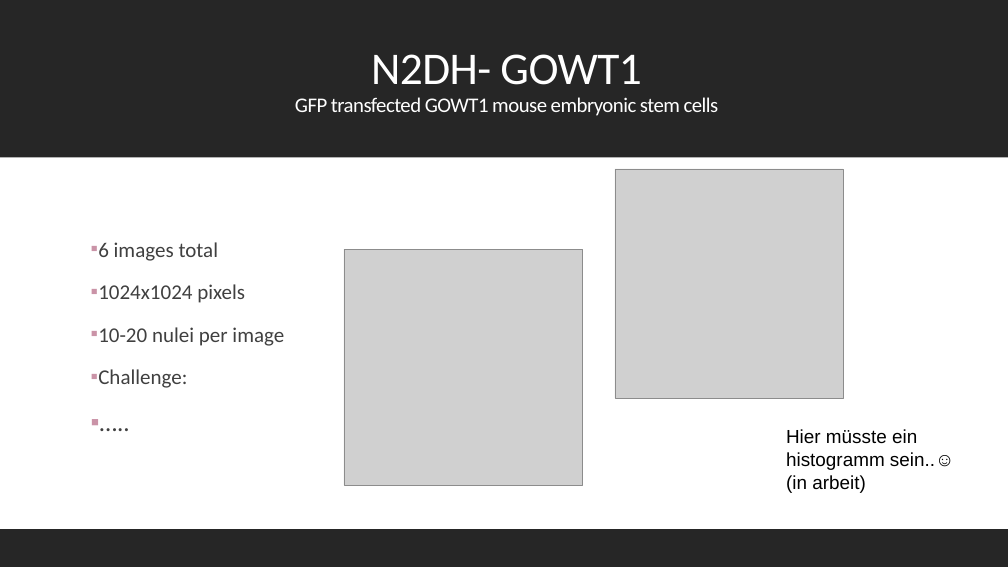
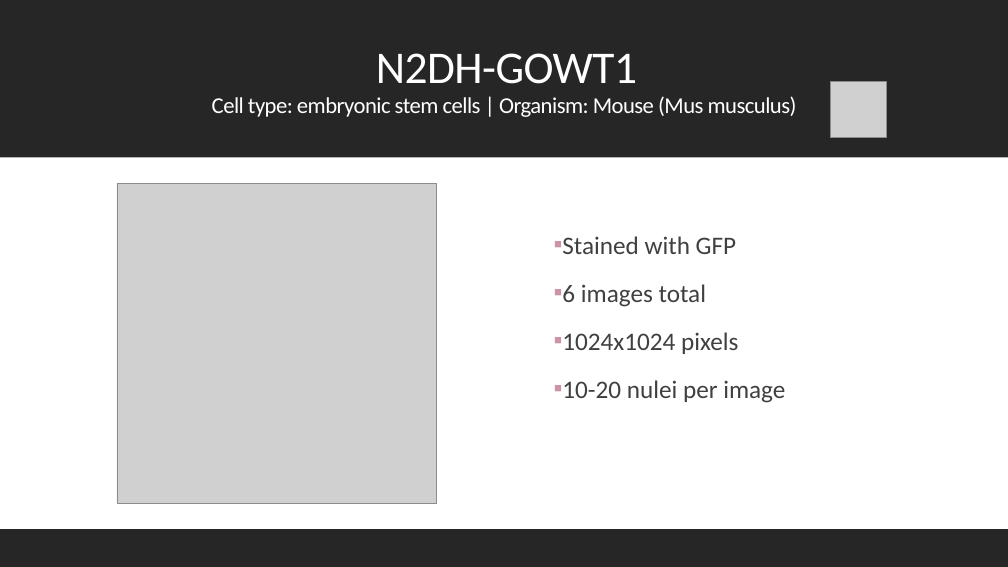
Before and after one commit to datascience-mobi-2022/2022-topic-01-team-04, a slide deck: slide 3 of presentation/layout(2).pptx. Drawn at 1008x567 pixels with LibreOffice and Linux fonts; fonts in the diff are those of the drawing; grey boxes stand for pictures. Boxes give left, top, right and bottom in pixels: in the first picture for what was removed or moved away, otherwise in the second. Text is boxed around its words. In the diff, an @@ line names an element or a change of style, - is before the commit and + after.

Commit message:
präsentation update

```diff
--- a/presentation/layout(2).pptx
+++ b/presentation/layout(2).pptx
@@ title at (212,53,797,117): text changed; size 19.8 to 21.6 pt @@
-N2DH- GOWT1
-GFP transfected GOWT1 mouse embryonic stem cells
+N2DH-GOWT1
+Cell type: embryonic stem cells | Organism: Mouse (Mus musculus)
@@ picture added at (830,82,886,138) @@
@@ picture removed at (615,169,843,399) @@
@@ picture added at (117,184,437,503) @@
@@ text "Stained with GFP": place and size @@
-text "Stained with GFP" at (98,242,284,388)
+text "Stained with GFP" at (562,236,785,403)
@@ text at (562,236,736,254): paragraph added @@
+▪ Stained with GFP
@@ picture removed at (344,250,583,485) @@
@@ text at (562,284,785,403): size 20 to 24 pt in "6 images total", "1024x1024 pixels", "10-20 nulei per image" @@
@@ text at (98,369,187,388): paragraphs removed @@
-▪ Challenge:
-▪ …..
@@ text removed at (786,429,954,493) @@
-Hier müsste ein histogramm sein..☺
-(in arbeit)
```
Also in this commit, not shown: 2 other slides changed, 5 slides added, 1 slide removed.
